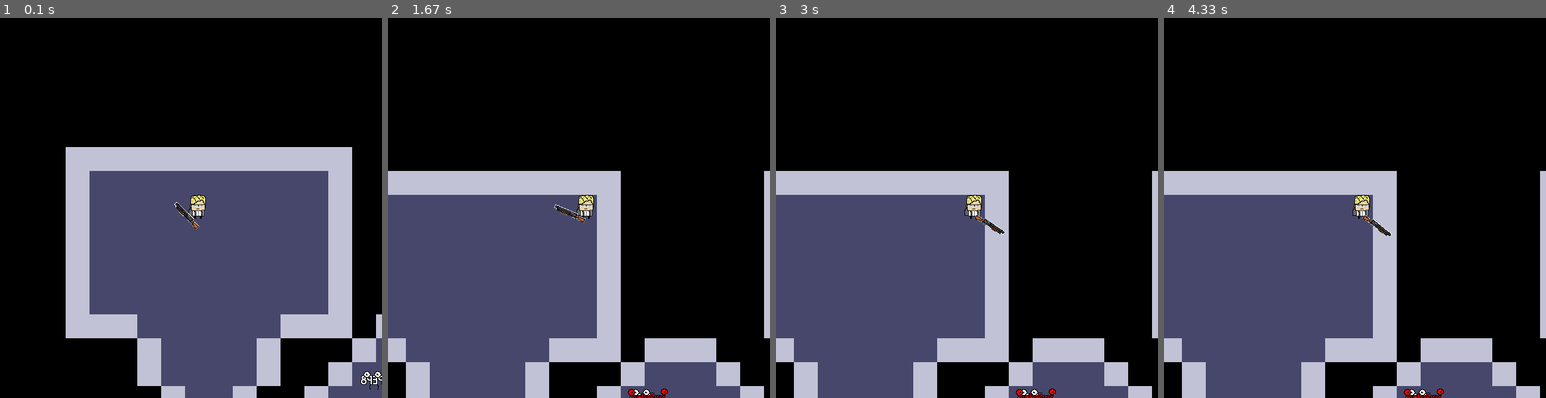
Above: before the commit, frames 1-4 (left to right).
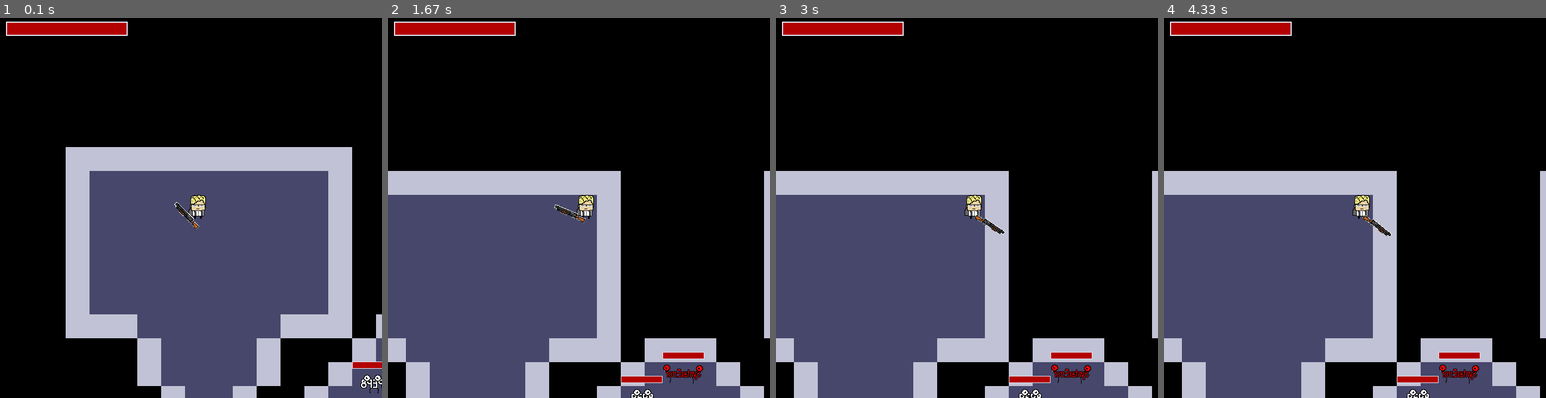
Above: after the commit, the same moments.

Repository: k-kulich/pygame-project
Game: pygame game, started from game.py
Two runs of this game, one before a commit and one after it. Both use one fixed random seed, a clock stepped at 60 frames per second and the inputs below.
Inputs (mouse positions are in pixels of both pictures, inside the frame that each line leads up to):
- Up to frame 1 (0.1 s): no input
- Up to frame 2 (1.67 s): hold Right 0.33-0.8 s; move the mouse to (563, 223) at 0.37 s; hold E 0.83-1.13 s; hold Up 0.83-1.13 s; move the mouse to (701, 196) at 0.87 s; hold W 1.17-1.47 s; move the mouse to (487, 208) at 1.2 s; hold Right from 1.5 s (still down); move the mouse to (460, 151) at 1.53 s
- Up to frame 3 (3 s): release Right at 1.97 s; hold W 2-2.53 s; move the mouse to (867, 67) at 2.03 s; hold Up 2.57-2.87 s; move the mouse to (970, 246) at 2.6 s; hold D from 2.9 s (still down); move the mouse to (1066, 268) at 2.93 s
- Up to frame 4 (4.33 s): release D at 3.3 s; hold Up 3.33-3.7 s; move the mouse to (1431, 177) at 3.37 s; hold D from 3.73 s (still down); move the mouse to (1488, 306) at 3.77 s

The runs differ from the first frame. In frame 1, 1.5% of the frame differs, in the area x 1-100%, y 0-99%; in frame 2, 2.0%, in the area x 1-83%, y 0-100%; in frame 3, 2.0%; in frame 4, 2.0%.

Commit message:
Показывается hp. Можно умереть или пройти уровень.

Diff:
--- a/bullet.py
+++ b/bullet.py
@@ -29,8 +29,12 @@
         self.rect.x -= int(self.x_vel)
         self.rect.y -= int(self.y_vel)
 
+        remove = False
         # при столкновении со стеной пуля исчезает
-        if pygame.sprite.spritecollideany(self, barriers_group):
+        for sp in pygame.sprite.spritecollide(self, barriers_group, dokill=False):
+            sp.hit(self.damage)
+            remove = True
+        if remove:
             bullets_group.remove(self)
             self.kill()
 
@@ -43,5 +47,6 @@
             bullets_group.remove(self)
             self.kill()
 
+
 if __name__ == '__main__':
     pygame.quit()
--- a/constants.py
+++ b/constants.py
@@ -5,12 +5,20 @@
 SIZE = WIDTH, HEIGHT = 640, 640
 FPS = 60
 
+COLLIDE_DAMAGE = 1
+
+BACK_HP = pygame.Color(224, 224, 235, 50)
+HP_COLOR = pygame.Color(179, 0, 0, 70)
+FRAME_H = 24
+HP_H = 20
+
 all_sprites = pygame.sprite.Group()
 tiles_group = pygame.sprite.Group()
 barriers_group = pygame.sprite.Group()
 player_group = pygame.sprite.Group()
 enemy_group = pygame.sprite.Group()
 bullets_group = pygame.sprite.Group()
+portal_group = pygame.sprite.Group()
 
 tile_width = tile_height = 40
 
--- a/data/test_lvl.txt
+++ b/data/test_lvl.txt
@@ -13,7 +13,7 @@
 nnnnw..wnnw.....e.wnnw..wnnnnnw......wwwwwwwwwwwwE...c.....................wn
 nnnnw..wnnw.......wnnw..wnnnnnw..................E.........................wn
 nnnnw..wnnw.......wnnw..wnnnnnw.......e..........E..............⌈---------⌉wn
-wwwww..wwww..wwwwwwwww..wwwwwww..................E..............w..........wn
+wwwww..wwww..wwwwwwwww..wwwwwww..................E..............w..........pn
 w......w.....www....w........ww..................E..............w..........wn
 w..wwwwwwww..www..w.wwwww..............wwwwwwwwww∪..............w..........wn
 w.........w.......w.w...ww......................................w..........wn
--- a/game.py
+++ b/game.py
@@ -2,13 +2,15 @@
 # 1000 и 1 импорт
 import sys
 import pygame
-from pygame import K_DOWN, K_UP, K_LEFT, K_RIGHT, K_w, K_a, K_s, K_d
+from pygame import K_DOWN, K_UP, K_LEFT, K_RIGHT, K_w, K_a, K_s, K_d, K_e
+from pygame import KEYDOWN
 from data_loader import load_level
 from my_sprites import Player, Enemy, MySprite
 from bullet import Bullet
 from tiles_camera import Tile, Camera
-from constants import SIZE, FPS, barriers_group, player_group, enemy_group, all_sprites
-from constants import bullets_group, tiles_group
+from constants import SIZE, FPS, FRAME_H, BACK_HP, HP_H, HP_COLOR
+from constants import barriers_group, player_group, enemy_group, all_sprites, bullets_group
+from constants import tiles_group
 
 
 pygame.init()
@@ -50,6 +52,8 @@
                 Tile('floor', x, y)
             elif cell == 'w':
                 Tile('wall', x, y)
+            elif cell == 'p':
+                Tile('portal', x, y)
             elif cell == '@':
                 Tile('floor', x, y)
                 new_player = Player(x, y)
@@ -75,6 +79,18 @@
             all_sprites.remove(sp)
             gr.remove(sp)
             sp.kill()
+
+
+def draw_hp_lines(player):
+    """Показывает текущий уровень здоровья у игрока и злодеев."""
+    pygame.draw.rect(screen, BACK_HP, pygame.Rect(10, 10, 204, FRAME_H))
+    pygame.draw.rect(screen, HP_COLOR, pygame.Rect(12, 12, 200 * player.get_percent_hp(), HP_H))
+    for enemy in enemy_group.sprites():
+        pos = enemy.rect.left, enemy.rect.top - 5 - FRAME_H // 2
+        pygame.draw.rect(screen, BACK_HP, pygame.Rect(*pos, enemy.rect.width, FRAME_H // 2))
+        pygame.draw.rect(screen, HP_COLOR,
+                         pygame.Rect(pos[0] + 1, pos[1] + 1,
+                                     (enemy.rect.width - 2) * enemy.get_percent_hp(), HP_H // 2))
 
 
 def update_sprites(player, camera):
@@ -124,13 +140,24 @@
     # TODO: заебенить отдельную функцию с циклом и гуишкой для выбора уровня
     player, *coords = generate_level(load_level('test_lvl.txt'))
     camera = Camera()
+    stop = False
     while True:
         screen.fill('black')
         for event in pygame.event.get():
             if event.type == pygame.QUIT:
                 terminate()
-        # обновление всего в игре вынесено в отдельную функцию
-        update_sprites(player, camera)
+            if event.type == KEYDOWN:
+                if event.key == K_e:
+                    # если игрок нашел выход, то уровень заканчивается
+                    if player.door_found:
+                        stop = True
+        # пока игрок не нашел выход из уровня
+        if not stop:
+            # обновление всего в игре вынесено в отдельную функцию
+            update_sprites(player, camera)
+            draw_hp_lines(player)
+            # если игрок умер, то игра останавливается
+            stop = not player.is_alive
 
         pygame.display.flip()
         clock.tick(FPS)
--- a/my_sprites.py
+++ b/my_sprites.py
@@ -3,8 +3,8 @@
 import math
 import random
 from data_loader import load_image
-from constants import barriers_group, player_group, enemy_group, all_sprites
-from constants import WIDTH, HEIGHT, tile_height, tile_width
+from constants import barriers_group, player_group, enemy_group, all_sprites, portal_group
+from constants import WIDTH, HEIGHT, tile_height, tile_width, COLLIDE_DAMAGE
 from bullet import Bullet
 
 
@@ -20,15 +20,18 @@
     PLAYER_WEAP = ['gun']
     ENEMY_WEAP = ['gun']
     weapon = {'gun': load_image('gun_small1.png', (255, 255, 255))}
-
-    def __init__(self, pos_x, pos_y, *groups):
+    difficulty = {'light': 15, 'normal': 50, 'hard': 150, 'very hard': 250,
+                  'little boss': 500, 'boss': 1000, 'last boss': 5000,
+                  'player': 100}
+
+    def __init__(self, pos_x, pos_y, difficult, *groups):
         super().__init__(*groups)
-        self.cur_frame = 0
-        self.hp = 15
+        self.diff = difficult
+        self.hp = MySprite.difficulty[difficult]
         self.owned_weapon = ['gun']
         self.cur_weapon = 0
         self.direction = ''
-        self.hurt = False
+        self.is_alive = True
         self.weapon_end = (0, 0)
         self.rect = pygame.Rect(tile_width * pos_x, tile_height * pos_y, tile_width, tile_height)
 
@@ -74,18 +77,23 @@
 
     def get_hurt(self, damage):
         self.hp -= damage
-        # вернуть, жив ли персонаж
-        return True if self.hp > 0 else False
+        self.is_alive = True if self.hp > 0 else False
+
+    def get_percent_hp(self):
+        """Получить текущее значение здоровья по отношению к максимальному."""
+        return round(self.hp / MySprite.difficulty[self.diff], 2)
 
 
 class Enemy(MySprite):
-    def __init__(self, pos_x, pos_y):
-        super().__init__(pos_x, pos_y, enemy_group, all_sprites)
+    def __init__(self, pos_x, pos_y, difficulty='light'):
+        super().__init__(pos_x, pos_y, difficulty, enemy_group, all_sprites)
         self.size = (round(tile_width * 2.5), tile_height)
-        self.period = random.randint(60, 150)
+        self.period = random.randint(30, 100)
         self.time_gone = 0  # отсчет текущего периода
+
         self.maximum = random.randint(100, 200)
         self.direction = random.sample('rlud', 2)
+        self.speed = random.randint(5, MySprite.SPEED + 5)
 
         self.image = random.choice(ENEMIES)
         self.rect = self.image.get_rect().move(tile_width * pos_x, tile_height * pos_y)
@@ -132,13 +140,13 @@
         # движение согласно текущему направлению
         coor_delta = [0, 0]
         if 'l' in self.direction:
-            coor_delta[0] -= self.SPEED
+            coor_delta[0] -= self.speed
         elif 'r' in self.direction:
-            coor_delta[0] += self.SPEED
+            coor_delta[0] += self.speed
         if 'u' in self.direction:
-            coor_delta[1] -= self.SPEED
+            coor_delta[1] -= self.speed
         elif 'd' in self.direction:
-            coor_delta[1] += self.SPEED
+            coor_delta[1] += self.speed
 
         return self.rect.move(*coor_delta)
 
@@ -147,20 +155,23 @@
         Обновление положения в зависимости от положения игрока.
         :param player_center: центр спрайта игрока.
         """
+        # стрелять по игроку
+        self.shoot(player_center)
+
         # смена направления движения
         new_pos = self.move(player_center)
         if new_pos is None:
             return self.handle_weapons()
+
         # проверка, занята ли новая позиция препятствием
-
         last_pos = self.rect
         self.rect = new_pos
         if pygame.sprite.spritecollideany(self, barriers_group):
             self.rect = last_pos
             return self.handle_weapons()
 
-        # стрелять по игроку
-        self.shoot(player_center)
+        if pygame.sprite.spritecollideany(self, player_group):
+            player_group.sprites()[0].get_hurt(COLLIDE_DAMAGE)
 
 
 class Player(MySprite):
@@ -171,13 +182,13 @@
             'walk': (load_image('pers2.png'), load_image('pers3.png'))}
 
     def __init__(self, pos_x, pos_y):
-        super().__init__(pos_x, pos_y, player_group, all_sprites)
-        self.hp = 100
+        super().__init__(pos_x, pos_y, 'player', player_group, all_sprites)
         self.size = (tile_width, tile_height)
         self.delta_h = self.size[1] - tile_width
         self.image = Player.pics['stop']
         self.current_weapon = 'gun'
         self.img_index = 0
+        self.door_found = False
 
     def update(self, new_pos, mouse_pos):
         if new_pos is None:
@@ -190,8 +201,12 @@
         last_pos = self.rect
         self.rect = new_pos
         if pygame.sprite.spritecollideany(self, barriers_group):
+            if pygame.sprite.spritecollideany(self, portal_group):
+                self.door_found = True
             self.rect = last_pos
             return self.handle_weapons()
+        else:
+            self.door_found = False
 
         # преобразование изображения игрока
         self.image = Player.pics['walk'][self.img_index]
--- a/tiles_camera.py
+++ b/tiles_camera.py
@@ -3,7 +3,7 @@
 import random
 from data_loader import load_image
 from constants import tile_height, tile_width, WIDTH, HEIGHT
-from constants import tiles_group, all_sprites, barriers_group
+from constants import tiles_group, all_sprites, barriers_group, portal_group
 
 
 pygame.init()
@@ -22,24 +22,31 @@
                   'ltable': load_image('table_l.png'),
                   'mtable': load_image('table_m.png'),
                   'rtable': load_image('table_r.png'),
-                  'chairs': [load_image('chair.png'), load_image('chair2.png')]}
+                  'chairs': [load_image('chair.png'), load_image('chair2.png')],
+                  'portal': pygame.Color(38, 75, 115)}
 
     def __init__(self, tile_type, pos_x, pos_y):
         super().__init__(tiles_group, all_sprites)
         self.type = tile_type
+        self.hp = 0
         self.image = self.trans_image()
         self.rect = self.image.get_rect().move(tile_width * pos_x, tile_height * pos_y)
+        if tile_type == 'portal':
+            portal_group.add(self)
         if tile_type != 'floor':
             barriers_group.add(self)
 
     def trans_image(self):
         """Преобразовать изображение: развернуть столы и т.п. и вернуть итог."""
         if self.type == 'chairs':
+            self.hp = 75
             return random.choice(self.tile_types[self.type])
         if self.type[0] not in {'l', 'm', 'r'}:
+            self.hp = float('inf')
             img = pygame.Surface((tile_width, tile_height))
             img.fill(self.tile_types[self.type])
             return img
+        self.hp = 150
         if 'table' in self.type:
             return self.tile_types[self.type]
         img = pygame.transform.rotate(self.tile_types[self.type[0] + 'table'], 90)
@@ -49,6 +56,13 @@
 
     def tile_type(self):
         return self.type
+
+    def hit(self, damage):
+        """Удар по препятствию. Стенам насрать, а стулья и столы могут поломаться."""
+        self.hp -= damage
+        if self.hp < 1:
+            barriers_group.remove(self)
+            self.kill()
 
 
 class Camera:
